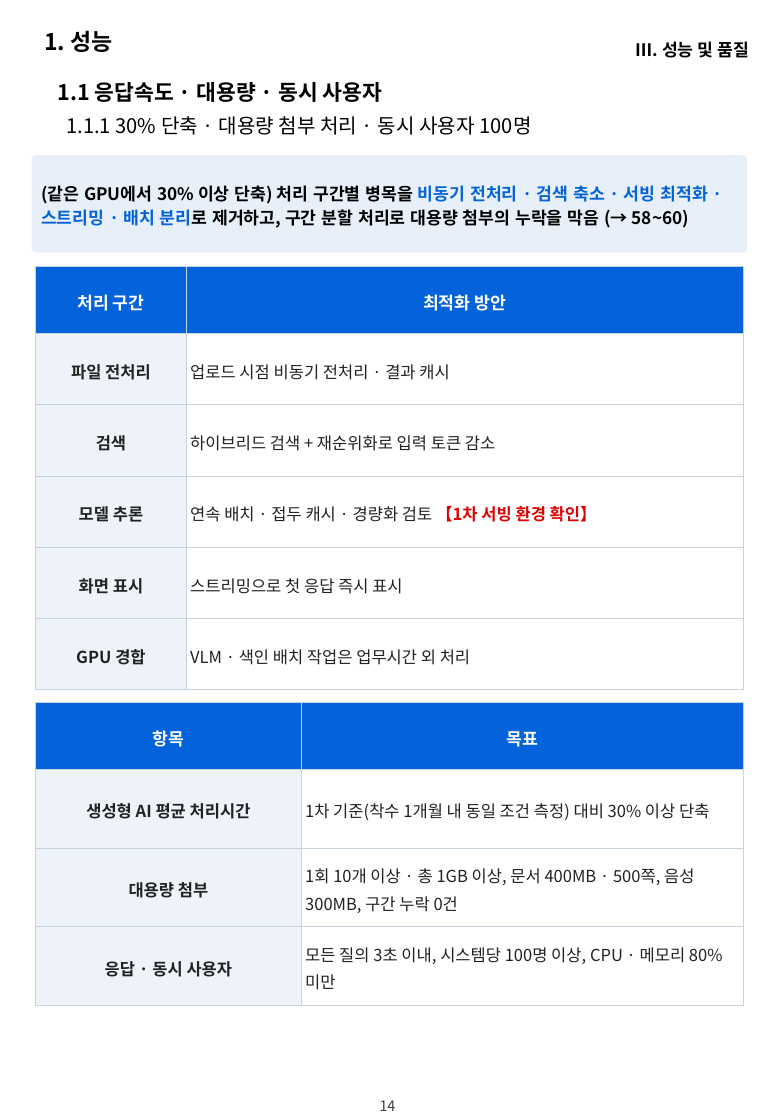
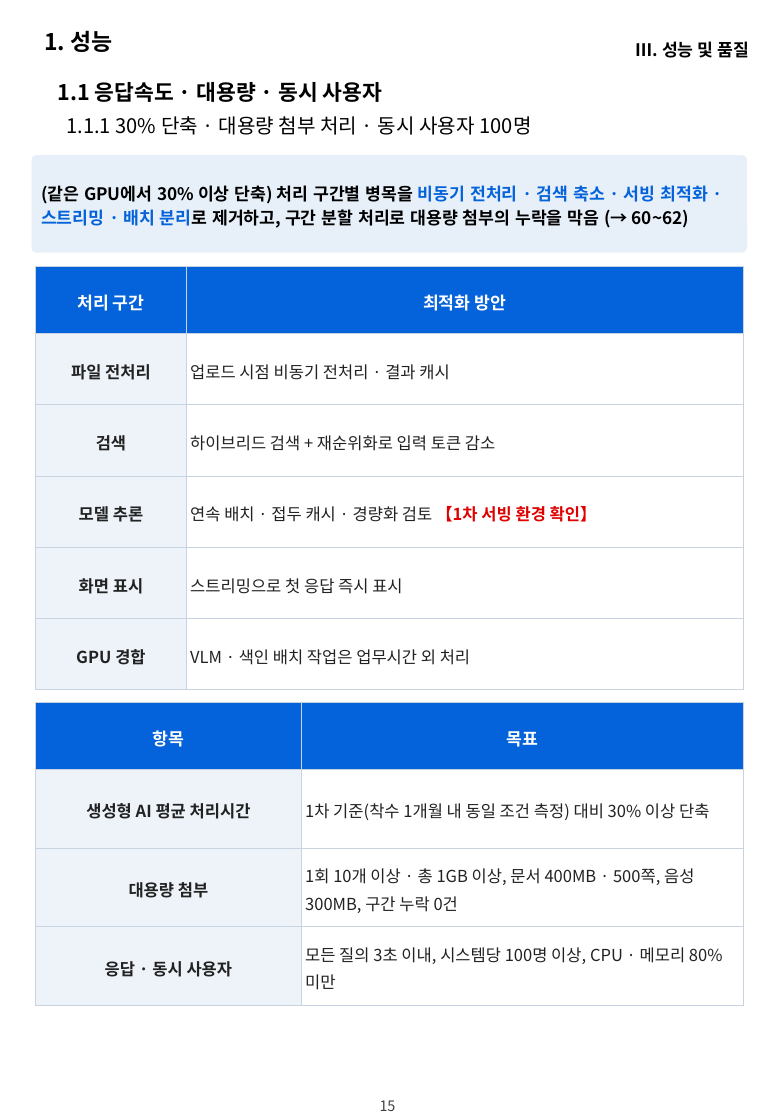
Before and after one commit to hwangsteeve-tech/hbjw, a slide deck: slide 15 of proposals/2026-11_nlrc-ai-labor-commission/nlrc_제안요약서.pptx (slide 14 before the commit). Drawn at 775x1120 pixels with LibreOffice and Linux fonts; fonts in the diff are those of the drawing; background and template pictures are left out. Boxes give left, top, right and bottom in pixels: in the first picture for what was removed or moved away, otherwise in the second. Text is boxed around its words. In the diff, an @@ line names an element or a change of style, - is before the commit and + after.

```diff
--- a/proposals/2026-11_nlrc-ai-labor-commission/nlrc_제안요약서.pptx
+++ b/proposals/2026-11_nlrc-ai-labor-commission/nlrc_제안요약서.pptx
@@ text in rounded rectangle at (x1=41, y1=185, x2=708, y2=228): text changed @@
-(같은 GPU에서 30% 이상 단축) 처리 구간별 병목을 비동기 전처리 · 검색 축소 · 서빙 최적화 · 스트리밍 · 배치 분리로 제거하고, 구간 분할 처리로 대용량 첨부의 누락을 막음 (→ 58~60)
+(같은 GPU에서 30% 이상 단축) 처리 구간별 병목을 비동기 전처리 · 검색 축소 · 서빙 최적화 · 스트리밍 · 배치 분리로 제거하고, 구간 분할 처리로 대용량 첨부의 누락을 막음 (→ 60~62)
@@ text at (x1=380, y1=1100, x2=394, y2=1111): text changed @@
-14
+15
@@ page number at (x1=380, y1=1100, x2=396, y2=1111): text changed @@
-14
+15
```
Also in this commit, not shown: 9 other slides changed, 1 slide added, 12 other files.
